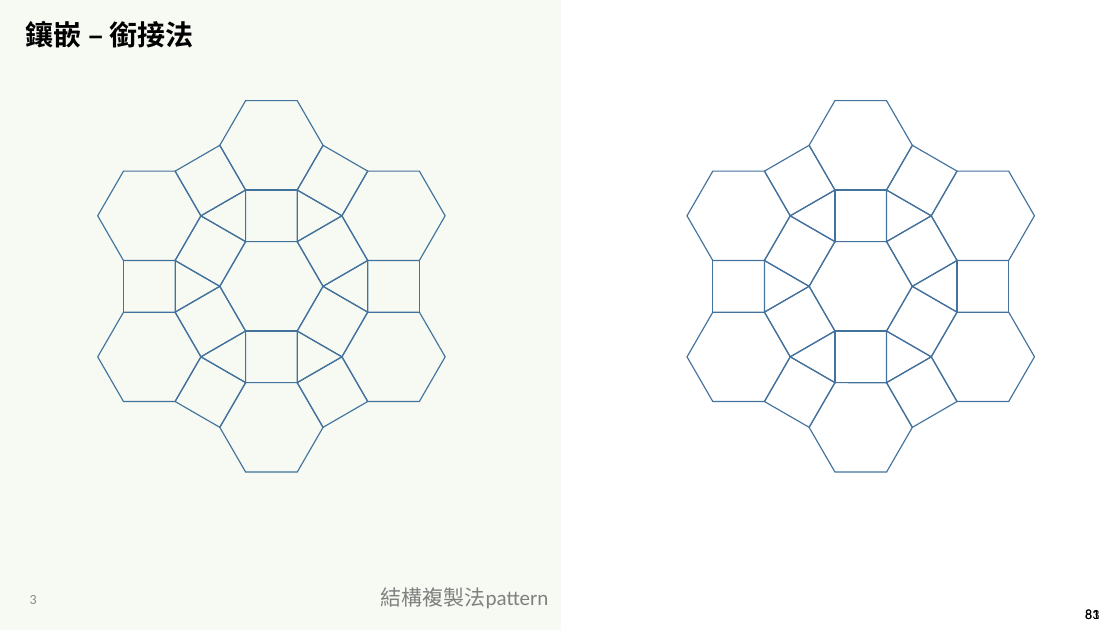
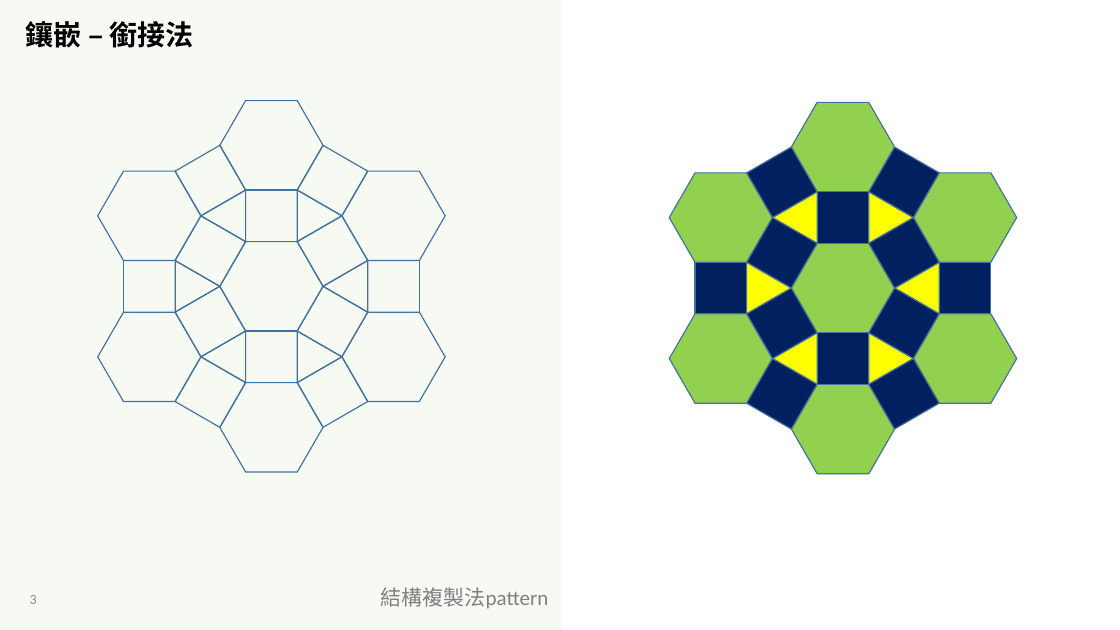
Before and after one commit to LittleD3092/My-Vault, a slide deck: slide 3 of Patterning and Drawing/4/AMA-數藝-5-1-3-密鋪-基礎-銜接法-2023-1104.pptx. Drawn at 1120x630 pixels with LibreOffice and Linux fonts; fonts in the diff are those of the drawing; background and template pictures are left out. Boxes give left, top, right and bottom in pixels: in the first picture for what was removed or moved away, otherwise in the second. Text is boxed around its words. In the diff, an @@ line names an element or a change of style, - is before the commit and + after.

```diff
--- a/Patterning and Drawing/4/AMA-數藝-5-1-3-密鋪-基礎-銜接法-2023-1104.pptx
+++ b/Patterning and Drawing/4/AMA-數藝-5-1-3-密鋪-基礎-銜接法-2023-1104.pptx
@@ fill none to #FFFF00 in 6 elements at [895,250,961,314], [847,179,913,243], [869,333,913,384], [773,333,840,397], [724,262,791,327], [772,192,817,243] @@
@@ 16 freeform shapes: place and size @@
-16 freeform shapes at [675,101,1048,472]
+16 freeform shapes at [657,103,1029,474]
@@ fill none to #002060 in 12 elements at [747,359,817,429], [869,359,939,429], [869,217,939,287], [818,192,869,243], [747,217,817,287], [747,288,817,358], [818,333,869,384], [869,288,939,358], [939,262,991,313], [869,147,939,217], [747,147,817,217], [695,262,746,313] @@
@@ fill none to #92D050 in 7 elements at [657,151,786,285], [791,244,895,333], [657,292,786,426], [791,385,895,474], [791,103,895,192], [901,151,1029,285], [901,292,1029,426] @@
@@ 9 freeform shapes: place and size @@
-9 freeform shapes at [764,145,979,427]
+9 freeform shapes at [747,147,961,429]
@@ text removed at [1085,609,1099,619] @@
-81
@@ text removed at [1085,609,1099,619] @@
-83
```
Also in this commit, not shown: 16 other slides changed, 3 slides added, 2 other files.
